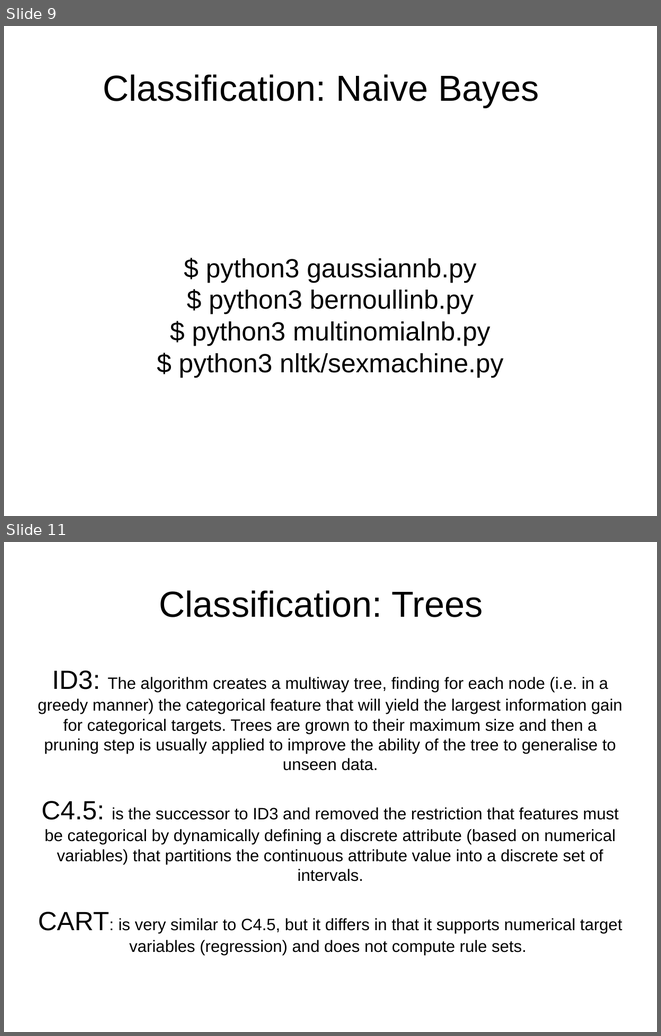
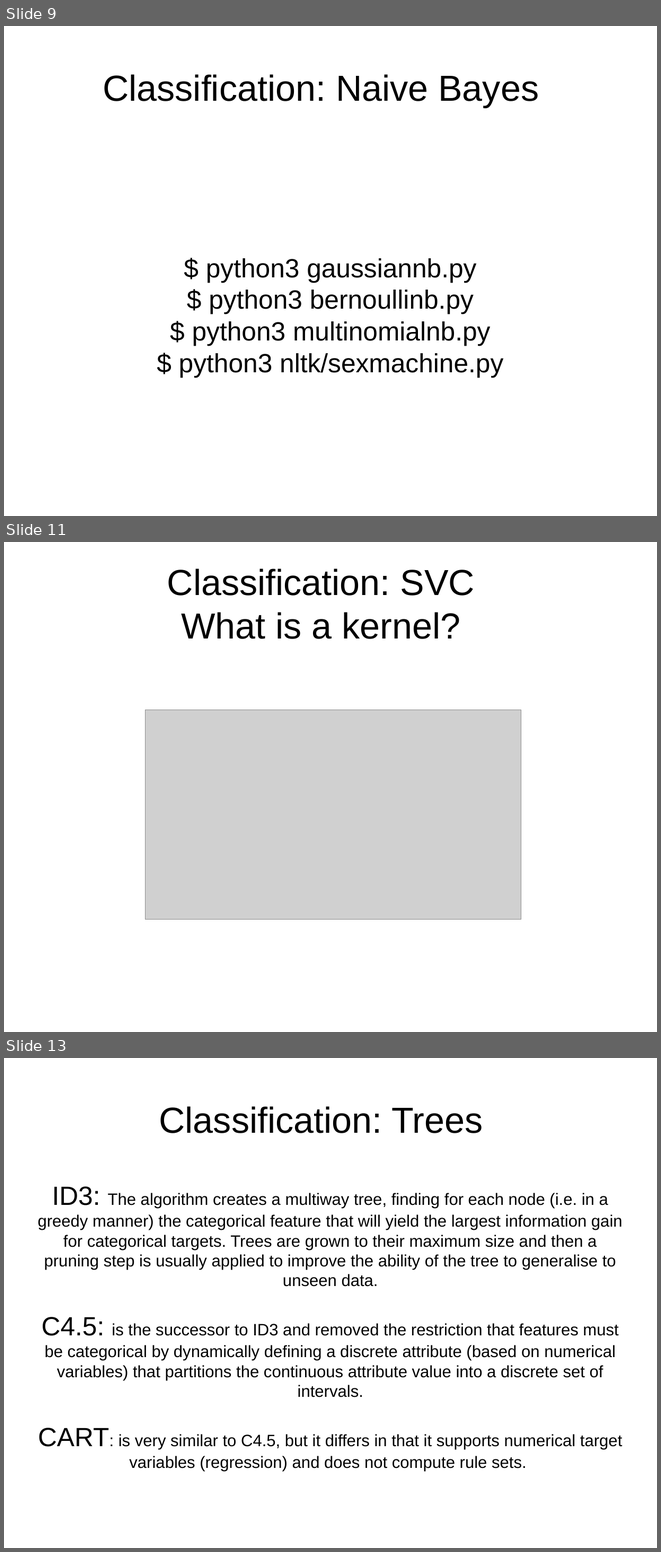
Before and after one commit to davidam/python-examples, a slide deck: presentations/scikit.odp. Shown one above the other, each under a label of ours: slides 9 and 11 before the commit, slides 9, 11 and 13 after it; the slides between them are not shown. The pictures are 661x1036 and 661x1552 pixels, drawn with LibreOffice and Linux fonts; fonts in the diff are those of the drawing; grey boxes stand for pictures. Boxes give left, top, right and bottom in pixels: in the first picture for what was removed or moved away, otherwise in the second. Text is boxed around its words. In the diff, an @@ line names an element or a change of style, - is before the commit and + after.

```diff
--- a/presentations/scikit.odp
+++ b/presentations/scikit.odp
@@ slide 11 added at bbox=[4, 542, 657, 1032], background #FFFFFF @@
@@ title added at bbox=[167, 568, 475, 639], 44 pt, text #000000 @@
+Classification: SVC
+What is a kernel?
@@ picture added at bbox=[145, 709, 521, 919] @@
@@ what was slide 11 is now slide 13 @@
```
Also in this commit, not shown: 3 slides changed, 2 other slides added.
